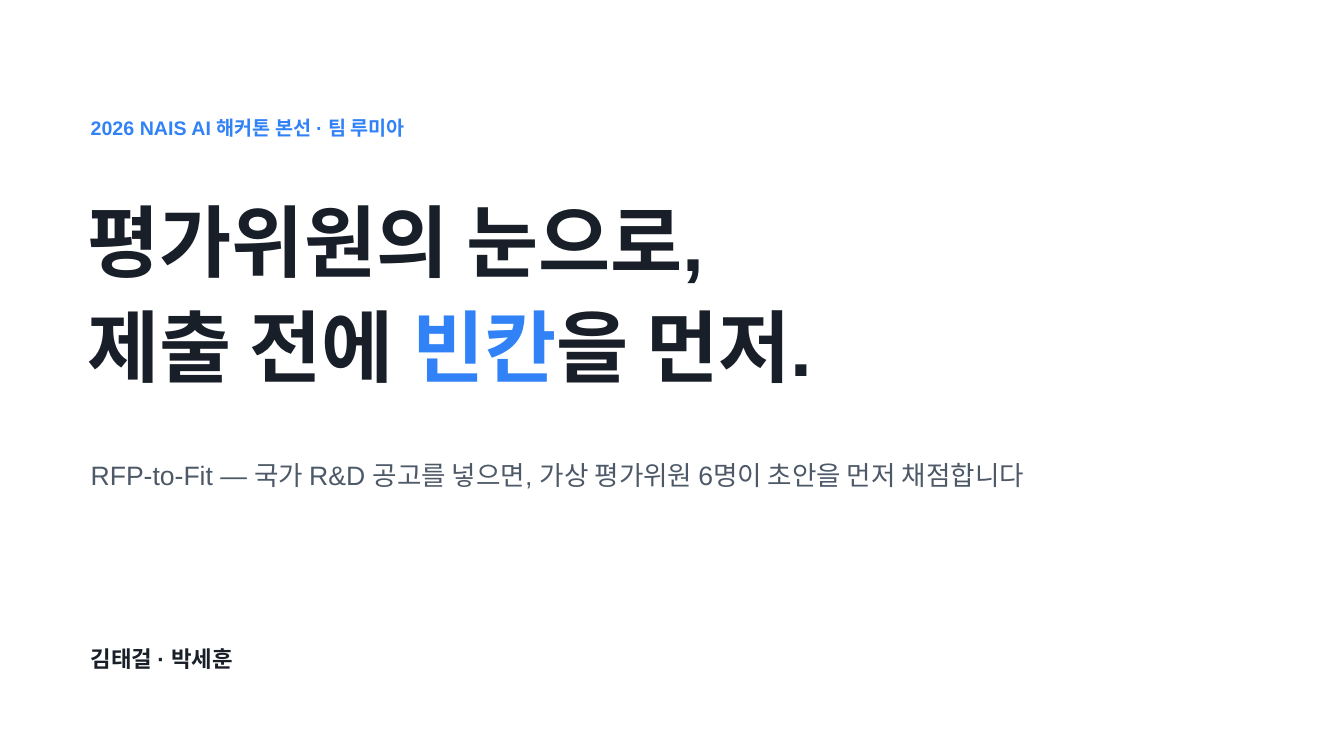
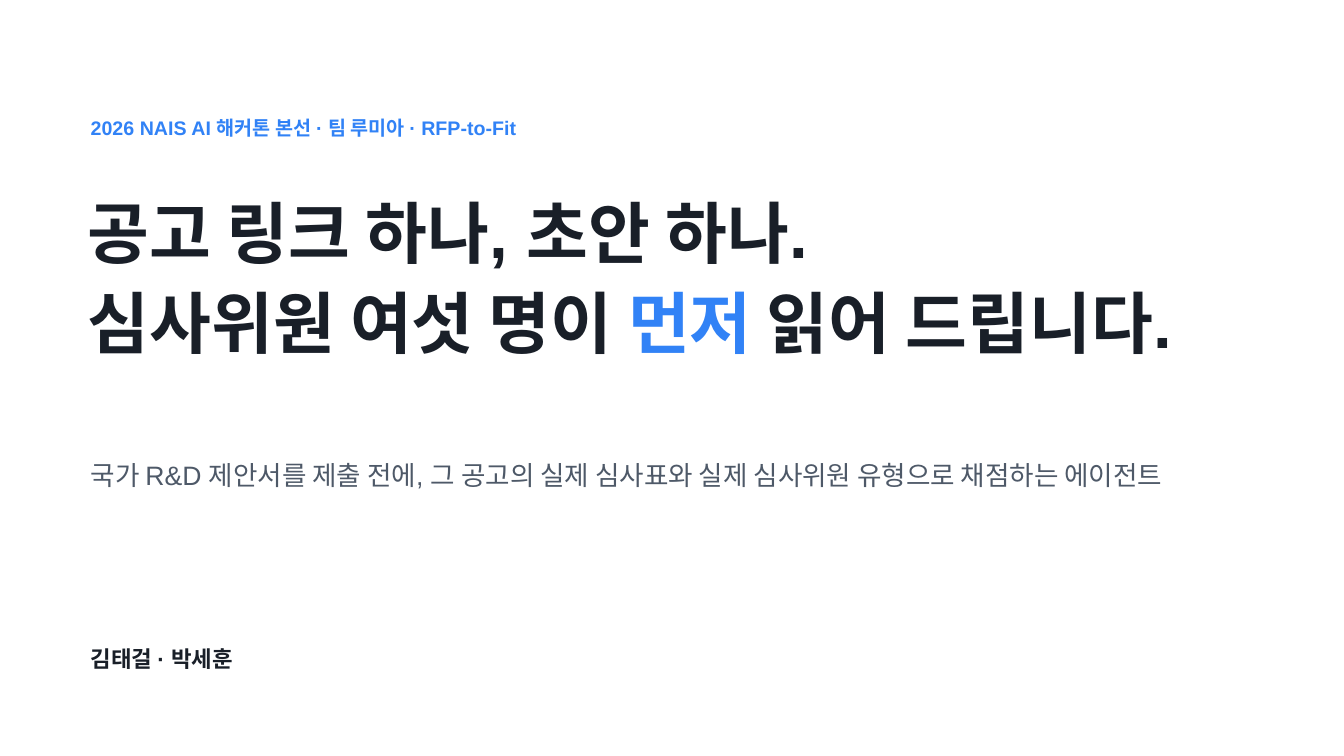
Before and after one commit to Ryugi62/rfp-to-fit, a slide deck: slide 1 of deliver/deck/RFP-to-Fit_루미아.pptx. Drawn at 1344x756 pixels with LibreOffice and Linux fonts; fonts in the diff are those of the drawing. Boxes give left, top, right and bottom in pixels: in the first picture for what was removed or moved away, otherwise in the second. Text is boxed around its words. In the diff, an @@ line names an element or a change of style, - is before the commit and + after.

```diff
--- a/deliver/deck/RFP-to-Fit_루미아.pptx
+++ b/deliver/deck/RFP-to-Fit_루미아.pptx
@@ text at (91,118,516,137): text changed @@
-2026 NAIS AI 해커톤 본선 · 팀 루미아
+2026 NAIS AI 해커톤 본선 · 팀 루미아 · RFP-to-Fit
@@ text at (88,201,1172,354): text changed; size 56 to 48 pt @@
-평가위원의 눈으로,
-제출 전에 빈칸을 먼저.
+공고 링크 하나, 초안 하나.
+심사위원 여섯 명이 먼저 읽어 드립니다.
@@ text at (91,463,1163,489): text changed @@
-RFP-to-Fit — 국가 R&D 공고를 넣으면, 가상 평가위원 6명이 초안을 먼저 채점합니다
+국가 R&D 제안서를 제출 전에, 그 공고의 실제 심사표와 실제 심사위원 유형으로 채점하는 에이전트
```
Also in this commit, not shown: 4 other slides changed, 7 slides added, 6 slides removed, 18 other files.
